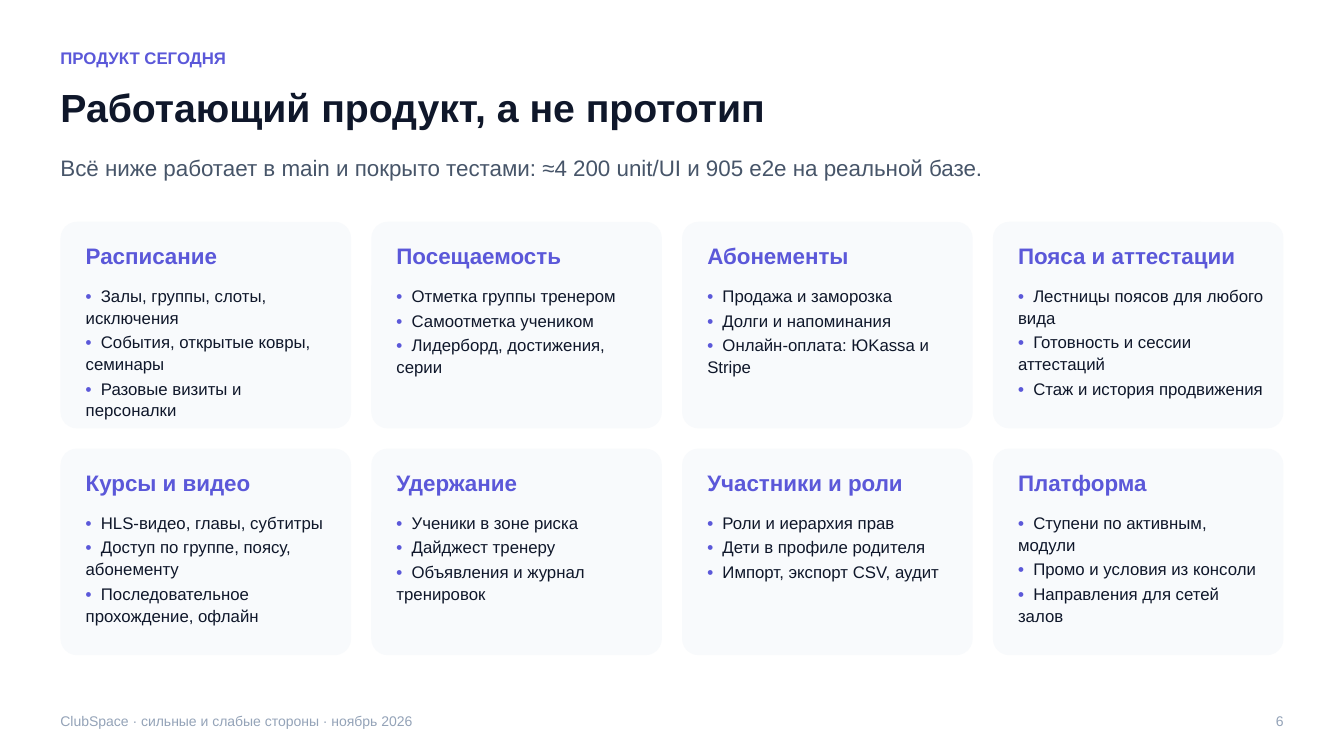
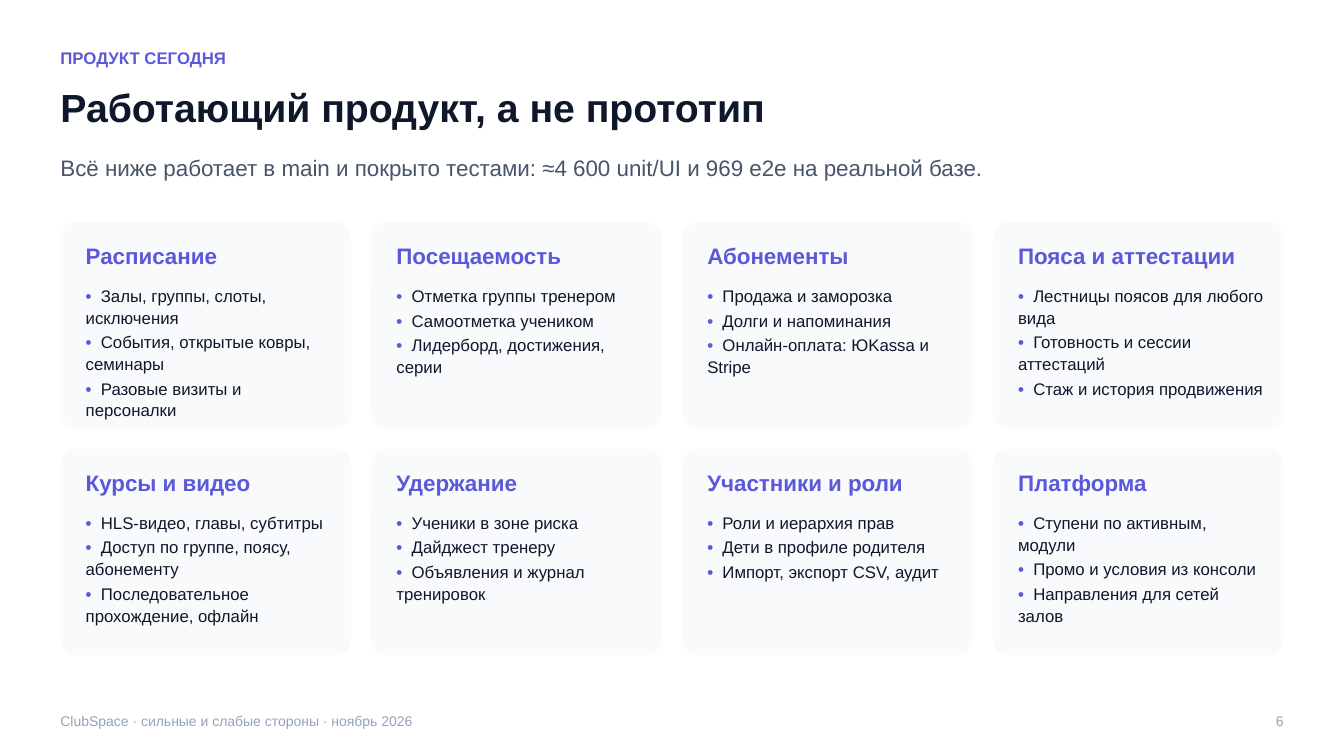
Before and after one commit to ilyakislenko/clubspace, a slide deck: slide 7 of docs/strategy/ClubSpace-strengths-weaknesses.pptx. Drawn at 1344x756 pixels with LibreOffice and Linux fonts; fonts in the diff are those of the drawing. Boxes give left, top, right and bottom in pixels: in the first picture for what was removed or moved away, otherwise in the second. Text is boxed around its words. In the diff, an @@ line names an element or a change of style, - is before the commit and + after.

```diff
--- a/docs/strategy/ClubSpace-strengths-weaknesses.pptx
+++ b/docs/strategy/ClubSpace-strengths-weaknesses.pptx
@@ text at box(60, 159, 982, 181): text changed @@
-Всё ниже работает в main и покрыто тестами: ≈4 200 unit/UI и 905 e2e на реальной базе.
+Всё ниже работает в main и покрыто тестами: ≈4 600 unit/UI и 969 e2e на реальной базе.
```
Also in this commit, not shown: 9 other slides changed, 1 slide added, 3 other files.
